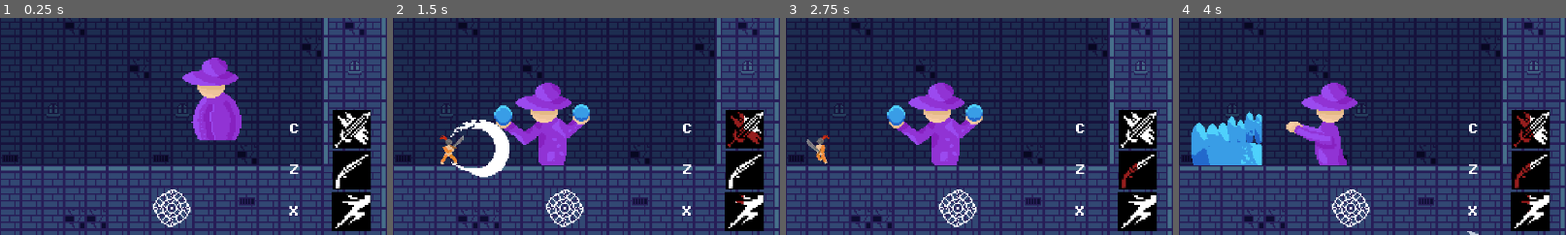
Above: before the commit, frames 1-4 (left to right).
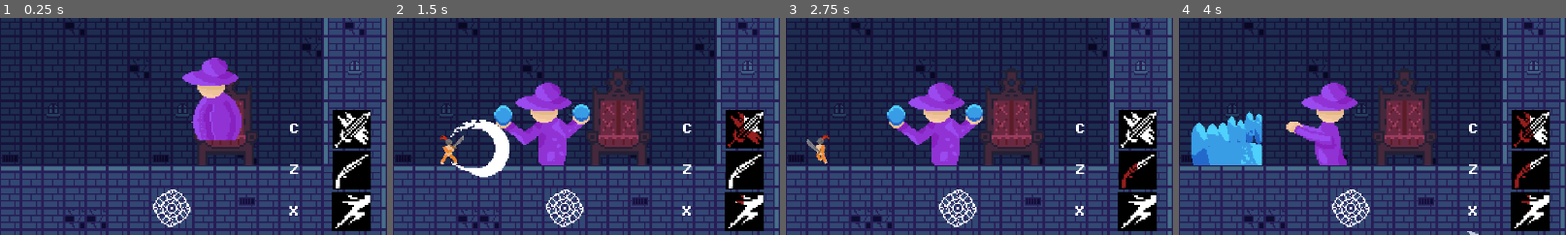
Above: after the commit, the same moments.

Repository: PjotrNik/shefjam
Game: Godot game, scene res://scenes/phase_1_map.tscn
Same seed, same stepped clock (60 frames per second), same inputs: the game is played once before the commit and once after it. This scene is started directly instead of the project's main scene.
Inputs:
- Up to frame 1 (0.25 s): no input
- Up to frame 2 (1.5 s): hold Right (move_right) from 0.53 s (still down); tap X (dash) at 0.6 s; tap Up (jump) at 0.77 s; tap C (melee_attack) at 1.35 s
- Up to frame 3 (2.75 s): tap Up (jump) at 1.52 s; release Right (move_right) at 2.03 s; hold Left (move_left) from 2.03 s (still down); tap Z (ranged_attack) at 2.1 s
- Up to frame 4 (4 s): release Left (move_left) at 2.78 s; hold Right (move_right) from 2.78 s (still down); tap X (dash) at 2.85 s; tap Up (jump) at 3.02, 3.77 s; tap C (melee_attack) at 3.6 s
The pictures show only the part of the screen within x 50-100%, y 50-100%; the shares and areas given below are measured in that part.

The runs differ from the first frame. In frame 1, 1.8% of the frame differs, in the area x 50-67%, y 23-68%; in frame 2, 4.2%; in frame 3, 4.2%; in frame 4, 4.2%.

Commit message:
Added throne decor

Diff:
--- a/scenes/phase_1_map.tscn
+++ b/scenes/phase_1_map.tscn
@@ -1,7 +1,8 @@
-[gd_scene load_steps=14 format=4 uid="uid://ccijxglnqfs7n"]
+[gd_scene load_steps=15 format=4 uid="uid://ccijxglnqfs7n"]
 
 [ext_resource type="Texture2D" uid="uid://chp4lbkrfkg0b" path="res://Sprites/Temp_Tilemap.png" id="1_8x8qj"]
 [ext_resource type="Script" uid="uid://22ie1gfjecce" path="res://scenes/phase_1_map.gd" id="1_jo3k3"]
+[ext_resource type="Texture2D" uid="uid://befgdvogycixf" path="res://Sprites/Throne.png" id="2_4xiva"]
 [ext_resource type="PackedScene" uid="uid://7t3ngei26bp6" path="res://boss.tscn" id="2_bxbi8"]
 [ext_resource type="Texture2D" uid="uid://cmofkl4lb1c0n" path="res://Sprites/tile_map_extra.png" id="3_5hy0h"]
 [ext_resource type="PackedScene" uid="uid://big5kolfa5dqc" path="res://scenes/player.tscn" id="3_5jiho"]
@@ -255,6 +256,11 @@
 [node name="Phase1Map" type="Node2D"]
 script = ExtResource("1_jo3k3")
 
+[node name="Sprite2D" type="Sprite2D" parent="."]
+position = Vector2(912, 472)
+scale = Vector2(1.5, 1.5)
+texture = ExtResource("2_4xiva")
+
 [node name="TileMapLayer" type="TileMapLayer" parent="."]
 tile_map_data = PackedByteArray("AAAjAAIAAAACAAEAAAAjAAEAAAACAAEAAAAjAAAAAQABAAAAAAAiAAIAAAABAAEAAAAiAAEAAQAAAAEAAAAiAA …(5872 unchanged characters)…
 tile_set = SubResource("TileSet_ia5r4")
Binary file added: Sprites/Throne.png
Not shown, added: Sprites/Throne.png.import
Not shown: 1 places in boss.tscn that only renumber resources
Not shown: 1 places in scenes/slash_attack.tscn that only renumber resources
